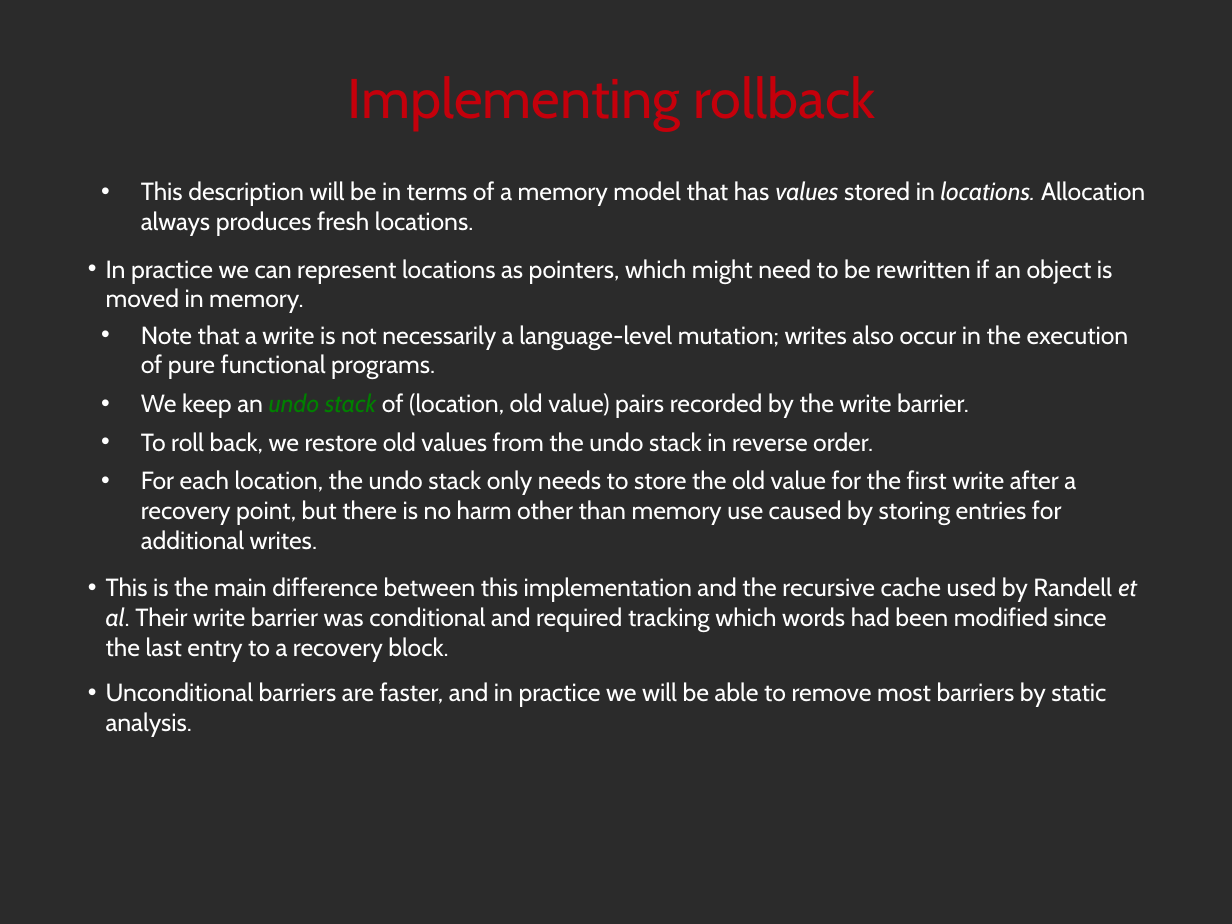
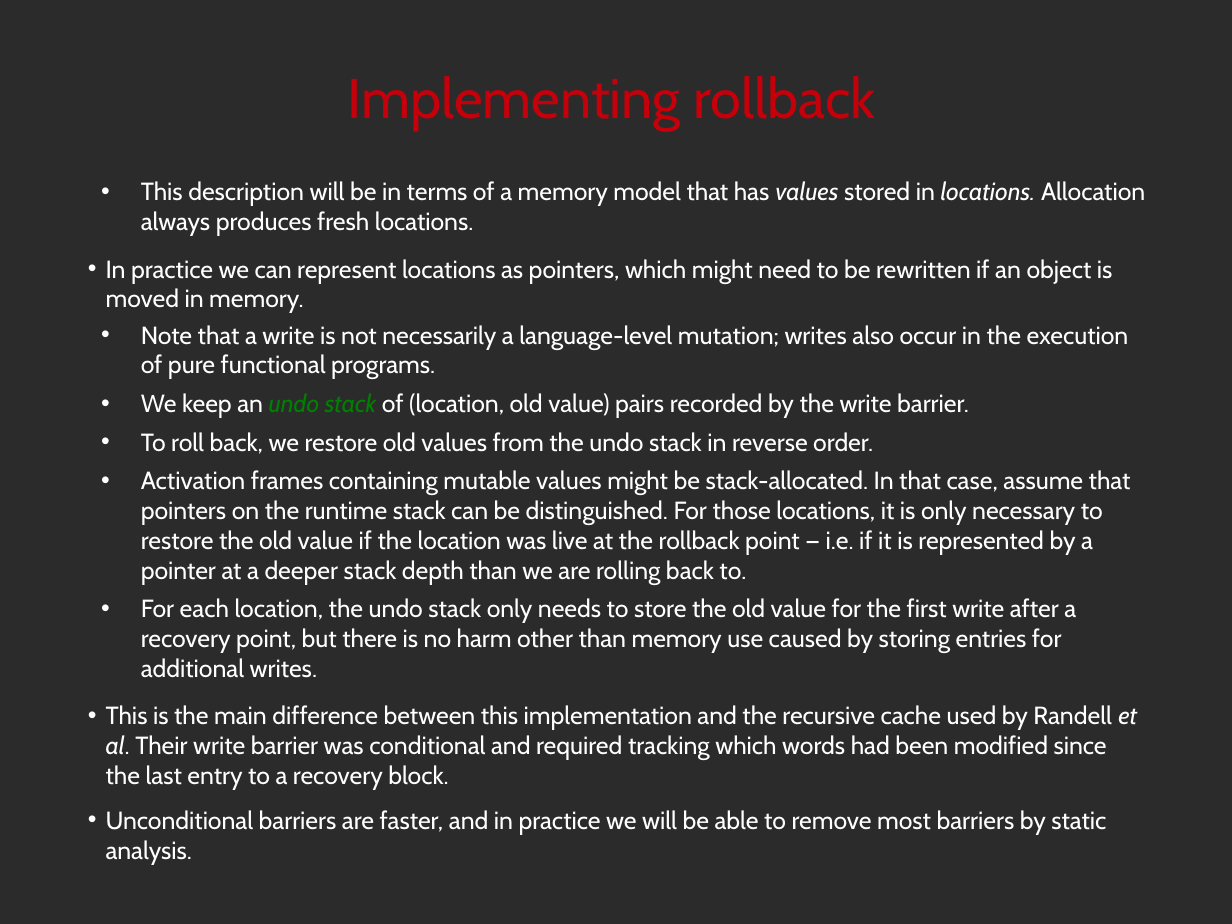
Before and after one commit to noether-lang/noether, a slide deck: slide 22 of doc/presentations/StrangeLoop2014/handling.odp. Drawn at 1232x924 pixels with LibreOffice and Linux fonts; fonts in the diff are those of the drawing; background and template pictures are left out; a plain dark background stands for a picture behind light text. Boxes give left, top, right and bottom in pixels: in the first picture for what was removed or moved away, otherwise in the second. Text is boxed around its words. In the diff, an @@ line names an element or a change of style, - is before the commit and + after.

```diff
--- a/doc/presentations/StrangeLoop2014/handling.odp
+++ b/doc/presentations/StrangeLoop2014/handling.odp
@@ text at (141, 470, 1131, 584): paragraph added @@
+• Activation frames containing mutable values might be stack-allocated. In that case, assume that pointers on the runtime stack can be distinguished. For those locations, it is only necessary to restore the old value if the location was live at the rollback point — i.e. if it is represented by a pointer at a deeper stack depth than we are rolling back to.
```
Also in this commit, not shown: 21 other slides changed, 1 slide added, 2 other files.
